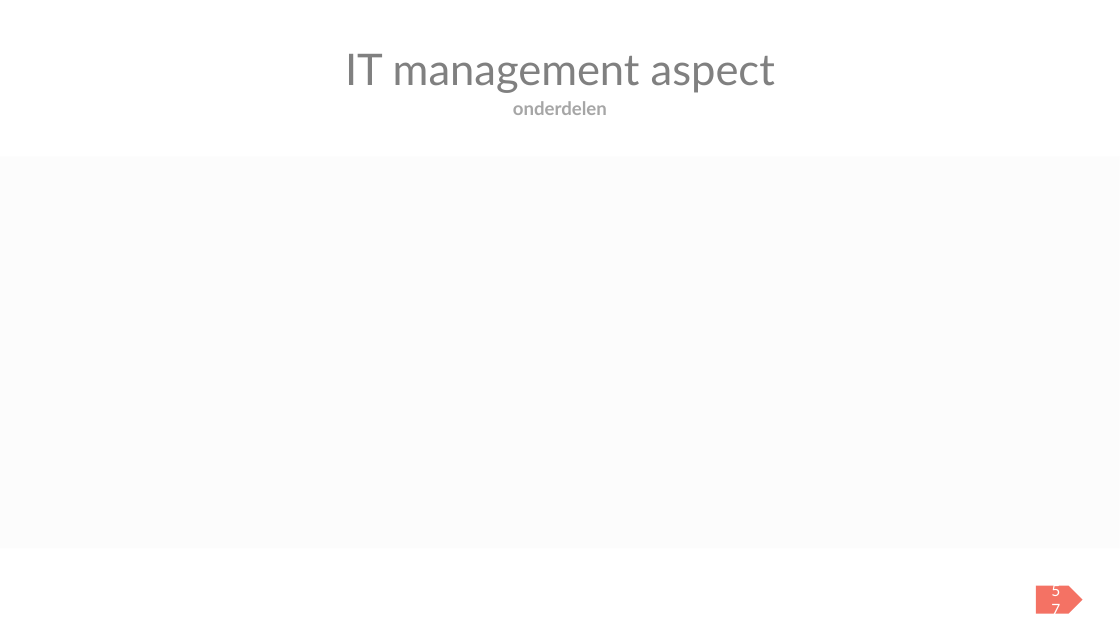
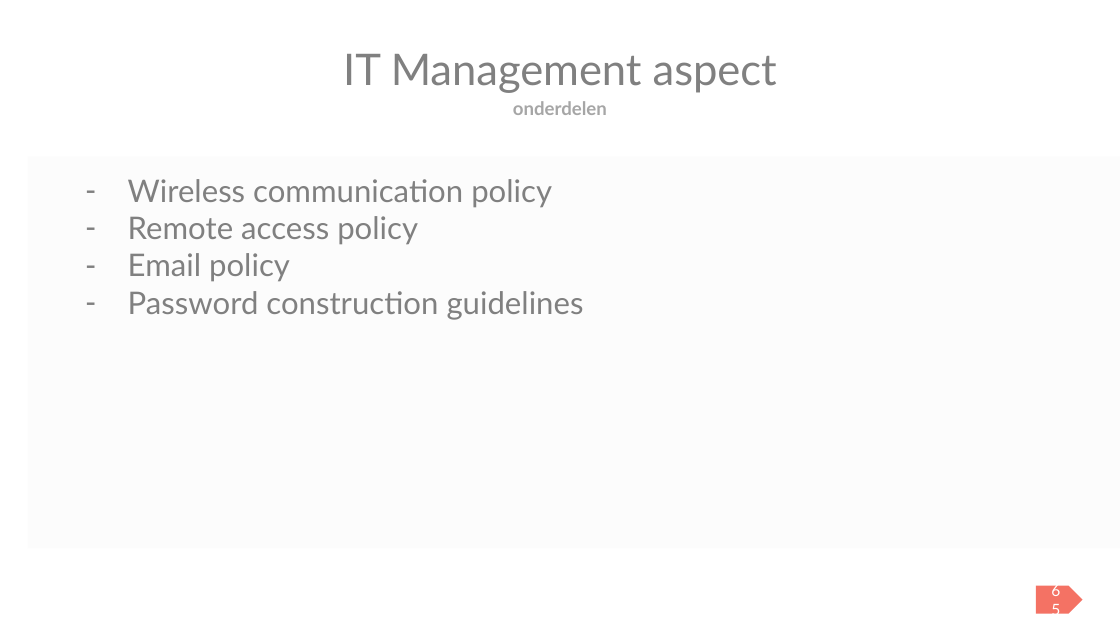
Before and after one commit to BasicSecurityBDSM/project, a slide deck: slide 66 of Basic_Security_PPT.pptx. Drawn at 1120x630 pixels with LibreOffice and Linux fonts; fonts in the diff are those of the drawing. Boxes give left, top, right and bottom in pixels: in the first picture for what was removed or moved away, otherwise in the second. Text is boxed around its words. In the diff, an @@ line names an element or a change of style, - is before the commit and + after.

```diff
--- a/Basic_Security_PPT.pptx
+++ b/Basic_Security_PPT.pptx
@@ title at box(343, 54, 777, 93): text changed @@
-IT management aspect
+IT Management aspect
@@ rectangle: place and size @@
-rectangle at box(0, 157, 1120, 549)
+rectangle at box(28, 157, 1120, 549)
@@ text added at box(128, 179, 584, 320), 20 pt, text #808080 @@
+  – Wireless communication policy
+  – Remote access policy
+  – Email policy
+  – Password construction guidelines
@@ text in pentagon arrow at box(1036, 586, 1083, 614): text changed @@
-57
+65
```
Also in this commit, not shown: 5 slides added.
